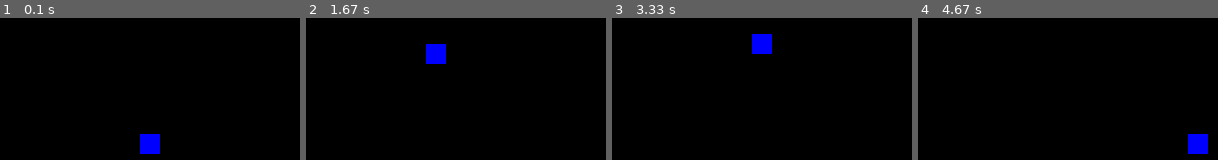
Above: before the commit, frames 1-4 (left to right).
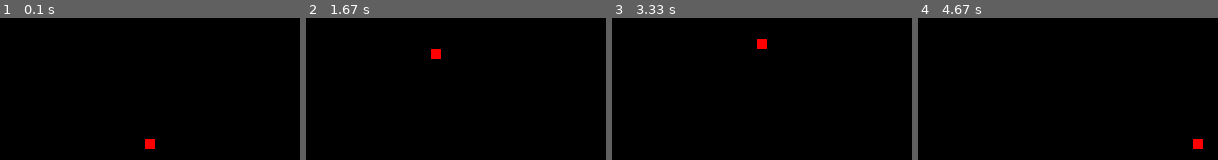
Above: after the commit, the same moments.

Repository: lerummi/pygame-template
Game: pygame game, started from app/main.py
Two runs of this game, one before a commit and one after it. Both use one fixed random seed, a clock stepped at 60 frames per second and the inputs below.
Inputs:
- Up to frame 1 (0.1 s): no input
- Up to frame 2 (1.67 s): hold Right 0.33-0.8 s; hold Up 0.83-1.13 s; hold Right 1.17-1.63 s
- Up to frame 3 (3.33 s): hold Left 1.67-2.2 s; hold Down 2.23-2.53 s; hold Left 2.57-2.97 s; hold Up from 3 s (still down)
- Up to frame 4 (4.67 s): release Up at 3.37 s; hold Right 3.4-4.03 s; hold Down 4.07-4.43 s; hold Left from 4.47 s (still down)

The runs differ from the first frame. In frame 1, 0.9% of the frame differs, in the area x 46-54%, y 81-96%; in frame 2, 0.9%; in frame 3, 0.9%; in frame 4, 0.9%.

Commit message:
automatischer browser reload

Diff:
--- a/app/main.py
+++ b/app/main.py
@@ -5,7 +5,7 @@
 window = pygame.display.set_mode((300, 300))
 clock = pygame.time.Clock()
 
-rect = pygame.Rect(0, 0, 20, 20)
+rect = pygame.Rect(0, 0, 10, 10)
 rect.center = window.get_rect().center
 vel = 5
 
@@ -30,7 +30,7 @@
         rect.centery = rect.centery % window.get_height()
 
         window.fill(0)
-        pygame.draw.rect(window, "blue", rect)
+        pygame.draw.rect(window, "red", rect)
         pygame.display.flip()
         await asyncio.sleep(0)  # required for pygbag
 
--- /dev/null
+++ b/inject-autoreload.py
@@ -0,0 +1,86 @@
+#!/usr/bin/env python3
+"""
+Inject auto-reload script into pygbag's generated index.html
+This enables automatic browser refresh when the app is rebuilt
+"""
+import sys
+from pathlib import Path
+
+def inject_autoreload(html_path, interval=3):
+    """
+    Inject auto-reload JavaScript into HTML file
+
+    Args:
+        html_path: Path to index.html
+        interval: Reload check interval in seconds
+    """
+    html_file = Path(html_path)
+
+    if not html_file.exists():
+        print(f"Warning: {html_path} not found, skipping auto-reload injection")
+        return False
+
+    content = html_file.read_text()
+
+    # Check if already injected
+    if "AUTO_RELOAD_INJECTED" in content:
+        print("Auto-reload script already injected")
+        return True
+
+    # JavaScript that checks if the page was rebuilt
+    autoreload_script = f"""
+<!-- AUTO_RELOAD_INJECTED -->
+<script>
+(function() {{
+    // Store initial load time
+    const initialLoadTime = Date.now();
+    let lastCheck = initialLoadTime;
+    const CHECK_INTERVAL = {interval * 1000};
+
+    console.log('[Auto-Reload] Enabled - checking every {interval}s');
+
+    // Check if server responds with newer content
+    function checkForUpdates() {{
+        fetch(window.location.href, {{
+            method: 'HEAD',
+            cache: 'no-cache'
+        }})
+        .then(response => {{
+            const lastModified = response.headers.get('Last-Modified');
+            if (lastModified) {{
+                const modTime = new Date(lastModified).getTime();
+                // If file was modified after we loaded, reload
+                if (modTime > initialLoadTime) {{
+                    console.log('[Auto-Reload] New version detected, reloading...');
+                    window.location.reload(true);
+                }}
+            }}
+        }})
+        .catch(err => {{
+            // Server might be restarting, try again soon
+            console.log('[Auto-Reload] Server unreachable, will retry...');
+        }});
+    }}
+
+    // Start checking for updates
+    setInterval(checkForUpdates, CHECK_INTERVAL);
+}})();
+</script>
+"""
+
+    # Inject before closing </html> tag
+    if "</html>" in content:
+        content = content.replace("</html>", f"{autoreload_script}\n</html>")
+    else:
+        # If no closing tag, append at end
+        content += autoreload_script
+
+    html_file.write_text(content)
+    print(f"✓ Auto-reload script injected into {html_path}")
+    return True
+
+if __name__ == "__main__":
+    html_path = sys.argv[1] if len(sys.argv) > 1 else "app/build/web/index.html"
+    interval = int(sys.argv[2]) if len(sys.argv) > 2 else 3
+
+    inject_autoreload(html_path, interval)
Not shown, changed: build-and-run.sh
